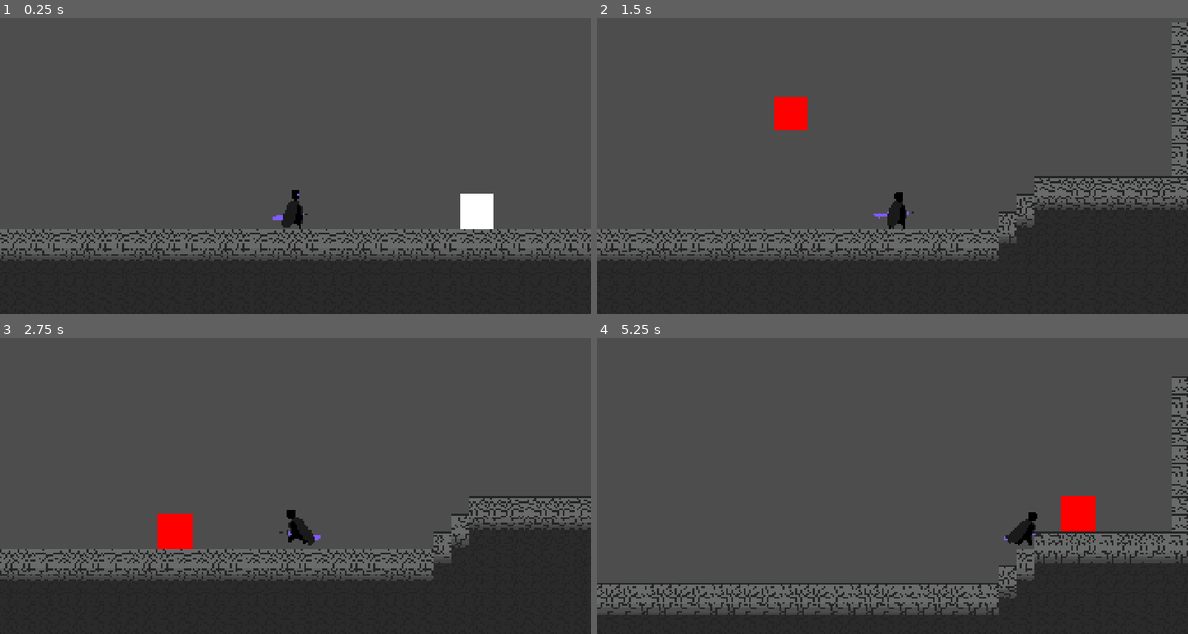
Above: before the commit, frames 1-4 (two rows, left to right).
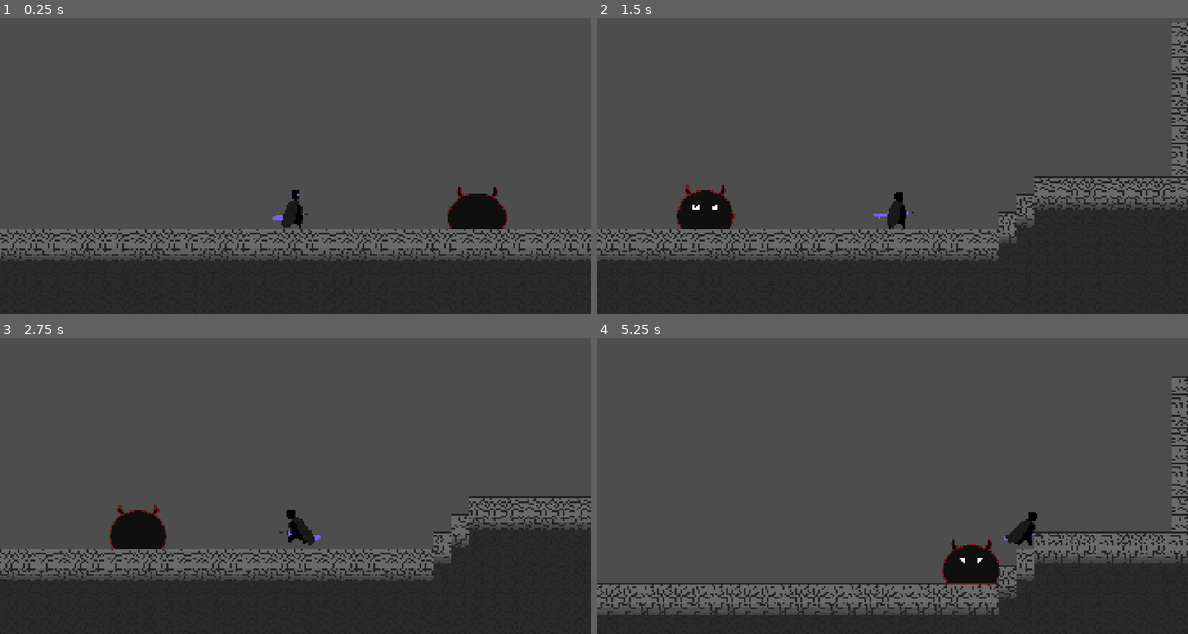
Above: after the commit, the same moments.

Repository: AnejMajnik/soulsvania
Game: Godot game, scene res://scenes/game.tscn
Two runs of this game, one before a commit and one after it. Both use one fixed random seed, a clock stepped at 60 frames per second and the inputs below.
Inputs (mouse positions are in pixels of both pictures, inside the frame that each line leads up to):
- Up to frame 1 (0.25 s): no input
- Up to frame 2 (1.5 s): move the mouse to (1022, 130) at 0.52 s; hold D (move_right) from 0.53 s (still down); tap Space (jump) at 0.6, 0.77, 1.07 s; move the mouse to (774, 166) at 1.27 s; click (774, 166) at 1.35 s
- Up to frame 3 (2.75 s): tap Space (jump) at 1.52, 1.55, 1.82, 2.1 s; move the mouse to (354, 394) at 2.02 s; release D (move_right) at 2.03 s; hold A (move_left) from 2.03 s (still down)
- Up to frame 4 (5.25 s): move the mouse to (862, 533) at 2.77 s; release A (move_left) at 2.78 s; hold D (move_right) 2.78-4.28 s; click (862, 533) at 2.85 s; tap Space (jump) at 3.02, 3.05, 3.32, 3.6, 3.77, 4.07, 4.52, 4.55, 4.82, 5.1 s; move the mouse to (1069, 518) at 3.52 s; move the mouse to (715, 417) at 4.27 s; hold A (move_left) 4.28-5.03 s; click (715, 417) at 4.35 s; move the mouse to (922, 468) at 5.02 s; hold D (move_right) from 5.03 s (still down)

The runs differ from the first frame. In frame 1, 1.1% of the frame differs, in the area x 75-86%, y 57-72%; in frame 2, 1.8%; in frame 3, 1.7%; in frame 4, 1.9%, in the area x 58-85%, y 53-84%.

Commit message:
Added new sprites and animations, some balancing, added logic for new animations

Diff:
--- a/scenes/enemy_cube.gd
+++ b/scenes/enemy_cube.gd
@@ -8,7 +8,7 @@
 const SPEED = 200.0
 const DECCELERATION_SPEED = 15
 const JUMP_VELOCITY = -280.0
-const DASH_SPEED = 600
+const DASH_SPEED = 650
 
 # Variables
 var current_state: State = State.CHASE
@@ -32,9 +32,15 @@
 @onready var area_2d: Area2D = $Area2D
 @onready var ray_cast_right: RayCast2D = $RayCastRight
 @onready var ray_cast_left: RayCast2D = $RayCastLeft
+@onready var ray_cast_down_left: RayCast2D = $RayCastDownLeft
+@onready var ray_cast_down_right: RayCast2D = $RayCastDownRight
 
 func choose_attack() -> Attacks:
 	var rand_val = randf()
+
+	if ray_cast_left.is_colliding() or ray_cast_right.is_colliding():
+		return Attacks.JUMP
+
 	if rand_val <= 0.5:
 		return Attacks.JUMP
 	else:
@@ -46,7 +52,7 @@
 
 
 func chase_player():
-	animated_sprite.play("idle")
+	animated_sprite.play("move")
 
 	if global_position.distance_to(player.global_position) < 200 and !telegraphing:
 		current_state = State.TELEGRAPH
@@ -54,8 +60,10 @@
 	var direction
 	if sign(player.global_position.x - global_position.x) > 0:
 		direction = 1
+		animated_sprite.flip_h = false
 	else:
 		direction = -1
+		animated_sprite.flip_h = true
 
 	velocity.x = SPEED * direction
 
@@ -71,15 +79,21 @@
 	velocity.x = 0
 
 func jump_attack():
+	animated_sprite.play("attack_jump")
+
 	velocity.x = (player_pos_x - global_position.x) / attack_time
 	velocity.y = (player_pos_y - global_position.y - 0.5 * get_gravity().y * attack_time * attack_time) / attack_time
 
 func dash_attack():
+	animated_sprite.play("attack_dash")
+
 	var direction
 	if sign(player.global_position.x - global_position.x) > 0:
 		direction = 1
+		animated_sprite.flip_h = false
 	else:
 		direction = -1
+		animated_sprite.flip_h = true
 
 	velocity.x = direction * DASH_SPEED
 
@@ -93,6 +107,8 @@
 
 	if not is_on_floor():
 		velocity += get_gravity() * delta
+		if (ray_cast_down_left.is_colliding() or ray_cast_down_right.is_colliding()) and velocity.y > 50:
+			animated_sprite.play("land")
 
 	if current_enemy == player and can_deal_damage:
 		player.get_hit(damage)
@@ -126,6 +142,7 @@
 
 		State.RECOVER:
 			if !recovering:
+				animated_sprite.play("recover")
 				attack_timer.start()
 				recovering = true
 
--- a/scenes/enemy_cube.tscn
+++ b/scenes/enemy_cube.tscn
@@ -1,97 +1,141 @@
 [gd_scene format=3 uid="uid://n483mnucf7hy"]
 
-[ext_resource type="Texture2D" uid="uid://c62m3fvqm0l3s" path="res://assets/spritesheets/cube.png" id="1_4o6ld"]
 [ext_resource type="Script" uid="uid://yyf1e2twj2y2" path="res://scenes/enemy_cube.gd" id="1_q8g4r"]
+[ext_resource type="Texture2D" uid="uid://bbp5qu6kqppko" path="res://assets/spritesheets/Slime.png" id="2_7lac2"]
+
+[sub_resource type="AtlasTexture" id="AtlasTexture_haglr"]
+atlas = ExtResource("2_7lac2")
+region = Rect2(1344, 0, 64, 64)
+
+[sub_resource type="AtlasTexture" id="AtlasTexture_m22l2"]
+atlas = ExtResource("2_7lac2")
+region = Rect2(640, 0, 64, 64)
+
+[sub_resource type="AtlasTexture" id="AtlasTexture_bbh31"]
+atlas = ExtResource("2_7lac2")
+region = Rect2(704, 0, 64, 64)
+
+[sub_resource type="AtlasTexture" id="AtlasTexture_rxuqe"]
+atlas = ExtResource("2_7lac2")
+region = Rect2(0, 0, 64, 64)
+
+[sub_resource type="AtlasTexture" id="AtlasTexture_e03e0"]
+atlas = ExtResource("2_7lac2")
+region = Rect2(64, 0, 64, 64)
+
+[sub_resource type="AtlasTexture" id="AtlasTexture_jtdma"]
+atlas = ExtResource("2_7lac2")
+region = Rect2(128, 0, 64, 64)
+
+[sub_resource type="AtlasTexture" id="AtlasTexture_u7cd8"]
+atlas = ExtResource("2_7lac2")
+region = Rect2(192, 0, 64, 64)
+
+[sub_resource type="AtlasTexture" id="AtlasTexture_ldm8v"]
+atlas = ExtResource("2_7lac2")
+region = Rect2(768, 0, 64, 64)
+
+[sub_resource type="AtlasTexture" id="AtlasTexture_ydjyb"]
+atlas = ExtResource("2_7lac2")
+region = Rect2(832, 0, 64, 64)
+
+[sub_resource type="AtlasTexture" id="AtlasTexture_waack"]
+atlas = ExtResource("2_7lac2")
+region = Rect2(896, 0, 64, 64)
+
+[sub_resource type="AtlasTexture" id="AtlasTexture_v514m"]
+atlas = ExtResource("2_7lac2")
+region = Rect2(960, 0, 64, 64)
+
+[sub_resource type="AtlasTexture" id="AtlasTexture_qf1bs"]
+atlas = ExtResource("2_7lac2")
+region = Rect2(1024, 0, 64, 64)
+
+[sub_resource type="AtlasTexture" id="AtlasTexture_witge"]
+atlas = ExtResource("2_7lac2")
+region = Rect2(1088, 0, 64, 64)
+
+[sub_resource type="AtlasTexture" id="AtlasTexture_slnhw"]
+atlas = ExtResource("2_7lac2")
+region = Rect2(256, 0, 64, 64)
+
+[sub_resource type="AtlasTexture" id="AtlasTexture_i7lqf"]
+atlas = ExtResource("2_7lac2")
+region = Rect2(320, 0, 64, 64)
+
+[sub_resource type="AtlasTexture" id="AtlasTexture_d8ht2"]
+atlas = ExtResource("2_7lac2")
+region = Rect2(1408, 0, 64, 64)
+
+[sub_resource type="AtlasTexture" id="AtlasTexture_dhsxu"]
+atlas = ExtResource("2_7lac2")
+region = Rect2(1472, 0, 64, 64)
+
+[sub_resource type="AtlasTexture" id="AtlasTexture_t4rxh"]
+atlas = ExtResource("2_7lac2")
+region = Rect2(1536, 0, 64, 64)
+
+[sub_resource type="AtlasTexture" id="AtlasTexture_esbf7"]
+atlas = ExtResource("2_7lac2")
+region = Rect2(1600, 0, 64, 64)
+
+[sub_resource type="AtlasTexture" id="AtlasTexture_2jj3c"]
+atlas = ExtResource("2_7lac2")
+region = Rect2(1216, 0, 64, 64)
+
+[sub_resource type="AtlasTexture" id="AtlasTexture_vqirg"]
+atlas = ExtResource("2_7lac2")
+region = Rect2(1152, 0, 64, 64)
 
 [sub_resource type="AtlasTexture" id="AtlasTexture_q8g4r"]
-atlas = ExtResource("1_4o6ld")
-region = Rect2(0, 0, 32, 32)
-
-[sub_resource type="AtlasTexture" id="AtlasTexture_2jj3c"]
-atlas = ExtResource("1_4o6ld")
-region = Rect2(352, 0, 32, 32)
-
-[sub_resource type="AtlasTexture" id="AtlasTexture_vqirg"]
-atlas = ExtResource("1_4o6ld")
-region = Rect2(384, 0, 32, 32)
-
-[sub_resource type="AtlasTexture" id="AtlasTexture_ldm8v"]
-atlas = ExtResource("1_4o6ld")
-region = Rect2(416, 0, 32, 32)
-
-[sub_resource type="AtlasTexture" id="AtlasTexture_slnhw"]
-atlas = ExtResource("1_4o6ld")
-region = Rect2(448, 0, 32, 32)
-
-[sub_resource type="AtlasTexture" id="AtlasTexture_i7lqf"]
-atlas = ExtResource("1_4o6ld")
-region = Rect2(480, 0, 32, 32)
-
-[sub_resource type="AtlasTexture" id="AtlasTexture_ydjyb"]
-atlas = ExtResource("1_4o6ld")
-region = Rect2(512, 0, 32, 32)
-
-[sub_resource type="AtlasTexture" id="AtlasTexture_waack"]
-atlas = ExtResource("1_4o6ld")
-region = Rect2(544, 0, 32, 32)
-
-[sub_resource type="AtlasTexture" id="AtlasTexture_v514m"]
-atlas = ExtResource("1_4o6ld")
-region = Rect2(576, 0, 32, 32)
-
-[sub_resource type="AtlasTexture" id="AtlasTexture_qf1bs"]
-atlas = ExtResource("1_4o6ld")
-region = Rect2(608, 0, 32, 32)
-
-[sub_resource type="AtlasTexture" id="AtlasTexture_witge"]
-atlas = ExtResource("1_4o6ld")
-region = Rect2(640, 0, 32, 32)
+atlas = ExtResource("2_7lac2")
+region = Rect2(384, 0, 64, 64)
 
 [sub_resource type="AtlasTexture" id="AtlasTexture_7lac2"]
-atlas = ExtResource("1_4o6ld")
-region = Rect2(32, 0, 32, 32)
+atlas = ExtResource("2_7lac2")
+region = Rect2(448, 0, 64, 64)
 
 [sub_resource type="AtlasTexture" id="AtlasTexture_jn626"]
-atlas = ExtResource("1_4o6ld")
-region = Rect2(64, 0, 32, 32)
+atlas = ExtResource("2_7lac2")
+region = Rect2(512, 0, 64, 64)
 
 [sub_resource type="AtlasTexture" id="AtlasTexture_q4rpt"]
-atlas = ExtResource("1_4o6ld")
-region = Rect2(96, 0, 32, 32)
-
-[sub_resource type="AtlasTexture" id="AtlasTexture_m22l2"]
-atlas = ExtResource("1_4o6ld")
-region = Rect2(128, 0, 32, 32)
-
-[sub_resource type="AtlasTexture" id="AtlasTexture_bbh31"]
-atlas = ExtResource("1_4o6ld")
-region = Rect2(160, 0, 32, 32)
-
-[sub_resource type="AtlasTexture" id="AtlasTexture_haglr"]
-atlas = ExtResource("1_4o6ld")
-region = Rect2(192, 0, 32, 32)
-
-[sub_resource type="AtlasTexture" id="AtlasTexture_d8ht2"]
-atlas = ExtResource("1_4o6ld")
-region = Rect2(224, 0, 32, 32)
-
-[sub_resource type="AtlasTexture" id="AtlasTexture_dhsxu"]
-atlas = ExtResource("1_4o6ld")
-region = Rect2(256, 0, 32, 32)
-
-[sub_resource type="AtlasTexture" id="AtlasTexture_t4rxh"]
-atlas = ExtResource("1_4o6ld")
-region = Rect2(288, 0, 32, 32)
-
-[sub_resource type="AtlasTexture" id="AtlasTexture_esbf7"]
-atlas = ExtResource("1_4o6ld")
-region = Rect2(320, 0, 32, 32)
+atlas = ExtResource("2_7lac2")
+region = Rect2(576, 0, 64, 64)
 
 [sub_resource type="SpriteFrames" id="SpriteFrames_nrent"]
 animations = [{
 "frames": [{
 "duration": 1.0,
-"texture": SubResource("AtlasTexture_q8g4r")
+"texture": SubResource("AtlasTexture_haglr")
+}],
+"loop": 0,
+"name": &"attack_dash",
+"speed": 5.0
+}, {
+"frames": [{
+"duration": 1.0,
+"texture": SubResource("AtlasTexture_m22l2")
+}, {
+"duration": 1.0,
+"texture": SubResource("AtlasTexture_bbh31")
+}],
+"loop": 0,
+"name": &"attack_jump",
+"speed": 5.0
+}, {
+"frames": [{
+"duration": 1.0,
+"texture": SubResource("AtlasTexture_rxuqe")
+}, {
+"duration": 1.0,
+"texture": SubResource("AtlasTexture_e03e0")
+}, {
+"duration": 1.0,
+"texture": SubResource("AtlasTexture_jtdma")
+}, {
+"duration": 1.0,
+"texture": SubResource("AtlasTexture_u7cd8")
 }],
 "loop": 1,
 "name": &"idle",
@@ -99,40 +143,70 @@
 }, {
 "frames": [{
 "duration": 1.0,
+"texture": SubResource("AtlasTexture_ldm8v")
+}, {
+"duration": 1.0,
+"texture": SubResource("AtlasTexture_ydjyb")
+}, {
+"duration": 1.0,
+"texture": SubResource("AtlasTexture_waack")
+}, {
+"duration": 1.0,
+"texture": SubResource("AtlasTexture_v514m")
+}, {
+"duration": 1.0,
+"texture": SubResource("AtlasTexture_qf1bs")
+}, {
+"duration": 1.0,
+"texture": SubResource("AtlasTexture_witge")
+}],
+"loop": 0,
+"name": &"land",
+"speed": 5.0
+}, {
+"frames": [{
+"duration": 1.0,
+"texture": SubResource("AtlasTexture_slnhw")
+}, {
+"duration": 1.0,
+"texture": SubResource("AtlasTexture_i7lqf")
+}],
+"loop": 1,
+"name": &"move",
+"speed": 5.0
+}, {
+"frames": [{
+"duration": 1.0,
+"texture": SubResource("AtlasTexture_d8ht2")
+}, {
+"duration": 1.0,
+"texture": SubResource("AtlasTexture_dhsxu")
+}, {
+"duration": 1.0,
+"texture": SubResource("AtlasTexture_t4rxh")
+}, {
+"duration": 1.0,
+"texture": SubResource("AtlasTexture_esbf7")
+}],
+"loop": 1,
+"name": &"recover",
+"speed": 3.0
+}, {
+"frames": [{
+"duration": 1.0,
 "texture": SubResource("AtlasTexture_2jj3c")
 }, {
 "duration": 1.0,
 "texture": SubResource("AtlasTexture_vqirg")
-}, {
-"duration": 1.0,
-"texture": SubResource("AtlasTexture_ldm8v")
-}, {
-"duration": 1.0,
-"texture": SubResource("AtlasTexture_slnhw")
-}, {
-"duration": 1.0,
-"texture": SubResource("AtlasTexture_i7lqf")
-}, {
-"duration": 1.0,
-"texture": SubResource("AtlasTexture_ydjyb")
-}, {
-"duration": 1.0,
-"texture": SubResource("AtlasTexture_waack")
-}, {
-"duration": 1.0,
-"texture": SubResource("AtlasTexture_v514m")
-}, {
-"duration": 1.0,
-"texture": SubResource("AtlasTexture_qf1bs")
-}, {
-"duration": 1.0,
-"texture": SubResource("AtlasTexture_witge")
 }],
 "loop": 0,
 "name": &"telegraph_dash",
-"speed": 12.0
-}, {
-"frames": [{
+"speed": 3.0
+}, {
+"frames": [{
+"duration": 1.0,
+"texture": SubResource("AtlasTexture_q8g4r")
+}, {
 "duration": 1.0,
 "texture": SubResource("AtlasTexture_7lac2")
 }, {
@@ -141,68 +215,62 @@
 }, {
 "duration": 1.0,
 "texture": SubResource("AtlasTexture_q4rpt")
-}, {
-"duration": 1.0,
-"texture": SubResource("AtlasTexture_m22l2")
-}, {
-"duration": 1.0,
-"texture": SubResource("AtlasTexture_bbh31")
-}, {
-"duration": 1.0,
-"texture": SubResource("AtlasTexture_haglr")
-}, {
-"duration": 1.0,
-"texture": SubResource("AtlasTexture_d8ht2")
-}, {
-"duration": 1.0,
-"texture": SubResource("AtlasTexture_dhsxu")
-}, {
-"duration": 1.0,
-"texture": SubResource("AtlasTexture_t4rxh")
-}, {
-"duration": 1.0,
-"texture": SubResource("AtlasTexture_esbf7")
 }],
 "loop": 0,
 "name": &"telegraph_jump",
-"speed": 12.0
+"speed": 7.0
 }]
 
-[sub_resource type="RectangleShape2D" id="RectangleShape2D_nrent"]
-size = Vector2(32, 32)
-
-[sub_resource type="RectangleShape2D" id="RectangleShape2D_e204l"]
-size = Vector2(32, 32)
+[sub_resource type="CapsuleShape2D" id="CapsuleShape2D_7qiwi"]
+radius = 15.0
+height = 52.0
+
+[sub_resource type="CapsuleShape2D" id="CapsuleShape2D_d1r7q"]
+radius = 15.0
+height = 52.0
 
 [node name="EnemyCube" type="CharacterBody2D" unique_id=432931515]
 script = ExtResource("1_q8g4r")
 
 [node name="AnimatedSprite2D" type="AnimatedSprite2D" parent="." unique_id=1005753930]
 sprite_frames = SubResource("SpriteFrames_nrent")
-animation = &"telegraph_dash"
+animation = &"attack_jump"
 
 [node name="CollisionShape2D" type="CollisionShape2D" parent="." unique_id=876057069]
-shape = SubResource("RectangleShape2D_nrent")
+position = Vector2(0, 16)
+rotation = 1.5707964
+shape = SubResource("CapsuleShape2D_7qiwi")
 
 [node name="AttackTimer" type="Timer" parent="." unique_id=20432754]
+wait_time = 1.25
 one_shot = true
 
 [node name="Area2D" type="Area2D" parent="." unique_id=236012754]
 collision_mask = 2
 
 [node name="CollisionShape2D" type="CollisionShape2D" parent="Area2D" unique_id=922884093]
-shape = SubResource("RectangleShape2D_e204l")
+position = Vector2(0, 16)
+rotation = 1.5707964
+shape = SubResource("CapsuleShape2D_d1r7q")
 
 [node name="DealDamageTimer" type="Timer" parent="." unique_id=1206450710]
 wait_time = 0.5
 
 [node name="RayCastRight" type="RayCast2D" parent="." unique_id=845706471]
-position = Vector2(0, 7)
-target_position = Vector2(19, 0)
+position = Vector2(0, 25)
+target_position = Vector2(32, 0)
 
 [node name="RayCastLeft" type="RayCast2D" parent="." unique_id=1519120404]
-position = Vector2(0, 7)
-target_position = Vector2(-19, 0)
+position = Vector2(0, 25)
+target_position = Vector2(-32, 0)
+
+[node name="RayCastDownLeft" type="RayCast2D" parent="." unique_id=305831959]
+position = Vector2(-10, 25)
+target_position = Vector2(0, 15)
+
+[node name="RayCastDownRight" type="RayCast2D" parent="." unique_id=167315384]
+position = Vector2(10, 25)
+target_position = Vector2(0, 15)
 
 [connection signal="animation_finished" from="AnimatedSprite2D" to="." method="_on_animated_sprite_2d_animation_finished"]
 [connection signal="timeout" from="AttackTimer" to="." method="_on_attack_timer_timeout"]
Binary file added: assets/spritesheets/Slime.png
Not shown, added: assets/spritesheets/Slime.png.import
